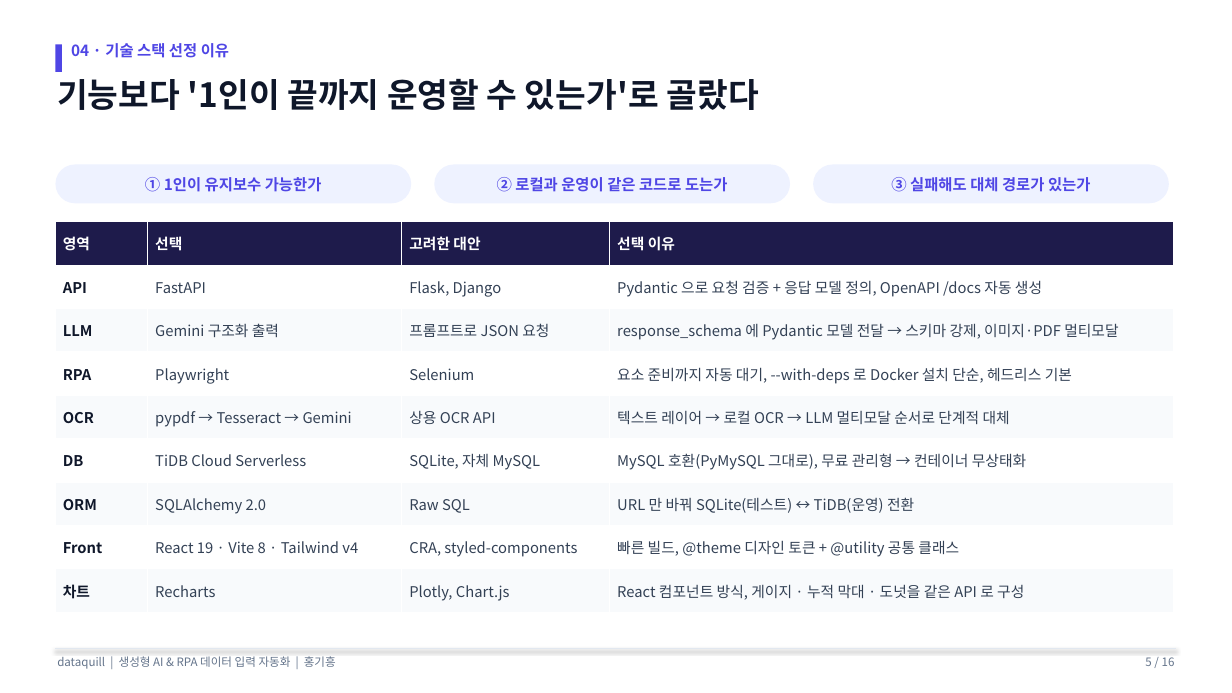
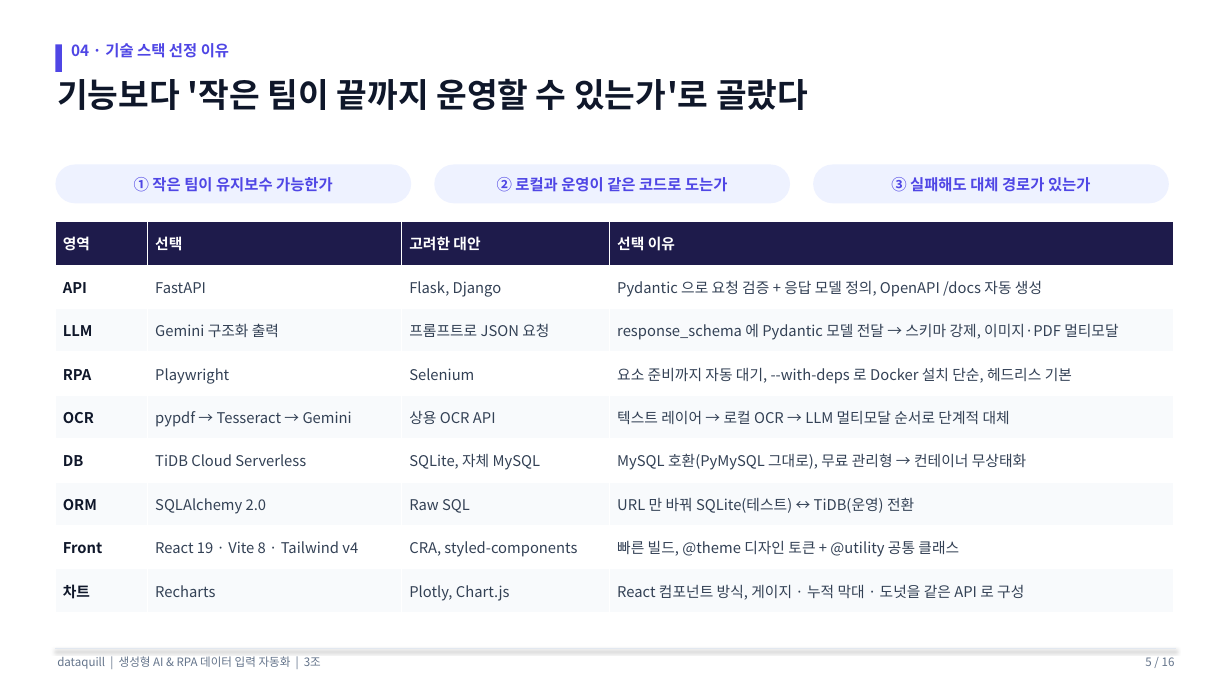
Before and after one commit to fsclass-n/datapick, a slide deck: slide 5 of docs/프로젝트_발표자료.pptx. Drawn at 1232x693 pixels with LibreOffice and Linux fonts; fonts in the diff are those of the drawing. Boxes give left, top, right and bottom in pixels: in the first picture for what was removed or moved away, otherwise in the second. Text is boxed around its words. In the diff, an @@ line names an element or a change of style, - is before the commit and + after.

```diff
--- a/docs/프로젝트_발표자료.pptx
+++ b/docs/프로젝트_발표자료.pptx
@@ text at [57,79,808,110]: text changed @@
-기능보다 '1인이 끝까지 운영할 수 있는가'로 골랐다
+기능보다 '작은 팀이 끝까지 운영할 수 있는가'로 골랐다
@@ text in rounded rectangle at [134,177,333,192]: text changed @@
-① 1인이 유지보수 가능한가
+① 작은 팀이 유지보수 가능한가
@@ text at [57,656,321,669]: text changed @@
-dataquill | 생성형 AI & RPA 데이터 입력 자동화 | 홍기흥
+dataquill | 생성형 AI & RPA 데이터 입력 자동화 | 3조
```
Also in this commit, not shown: 15 other slides changed, 36 other files.
